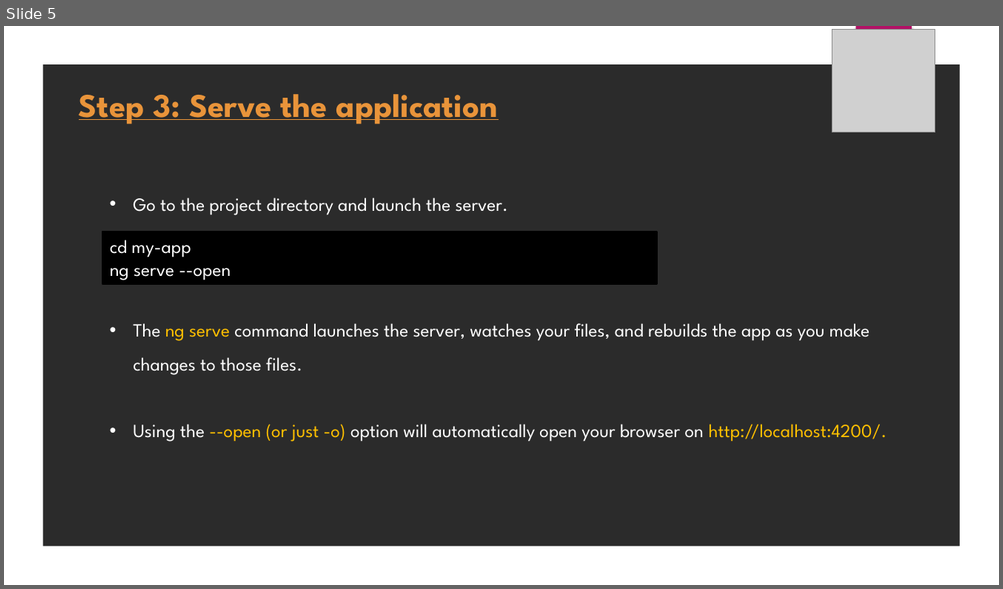
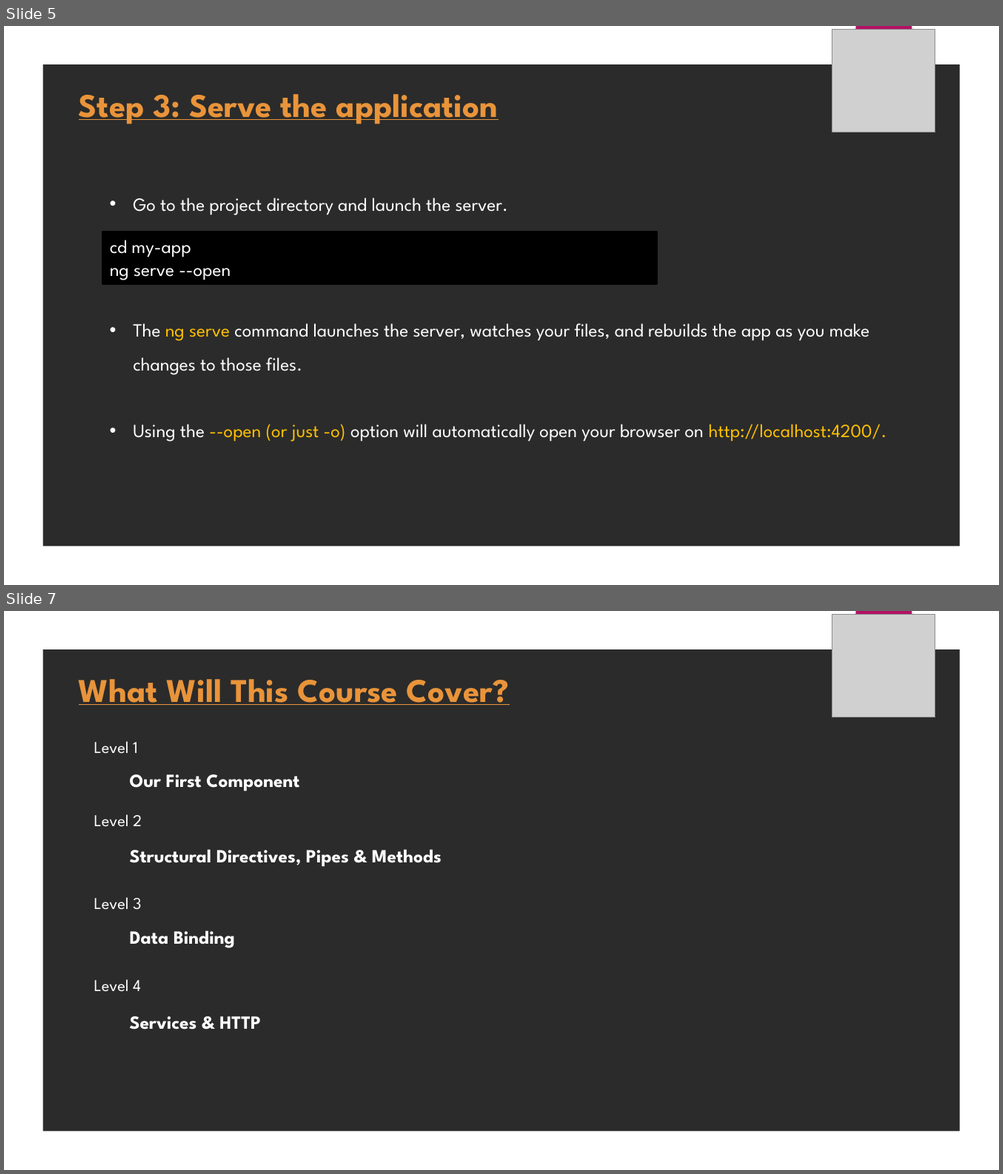
Before and after one commit to uiravi/Angular-pptx, a slide deck: Angular.pptx. Shown one above the other, each under a label of ours: slide 5 before the commit, slides 5 and 7 after it; the slides between them are not shown. The pictures are 1003x589 and 1003x1174 pixels, drawn with LibreOffice and Linux fonts; fonts in the diff are those of the drawing; grey boxes stand for pictures; background and template pictures are left out; a plain dark background stands for a picture behind light text. Boxes give left, top, right and bottom in pixels: in the first picture for what was removed or moved away, otherwise in the second. Text is boxed around its words. In the diff, an @@ line names an element or a change of style, - is before the commit and + after.

```diff
--- a/Angular.pptx
+++ b/Angular.pptx
@@ slide 7 added at <box>4,611,999,1170</box>, background picture (left out); not listed: 2 template elements that a slide beside it also shows @@
@@ picture added at <box>832,615,935,718</box> @@
@@ text added at <box>79,679,509,705</box>, 32 pt, text #E9943A, bold, underline @@
+What Will This Course Cover?
@@ text added at <box>94,741,138,754</box>, 16 pt, text #FFFFFF @@
+Level 1
@@ text added at <box>130,775,299,792</box>, 18 pt, text #FFFFFF, bold @@
+Our First Component
@@ text added at <box>94,815,142,827</box>, 16 pt, text #FFFFFF @@
+Level 2
@@ text added at <box>130,849,441,867</box>, 18 pt, text #FFFFFF, bold @@
+Structural Directives, Pipes & Methods
@@ text added at <box>94,897,142,910</box>, 16 pt, text #FFFFFF @@
+Level 3
@@ text added at <box>130,931,235,948</box>, 18 pt, text #FFFFFF, bold @@
+Data Binding
@@ text added at <box>94,980,141,992</box>, 16 pt, text #FFFFFF @@
+Level 4
@@ text added at <box>130,1017,261,1030</box>, 18 pt, text #FFFFFF, bold @@
+Services & HTTP
```
Also in this commit, not shown: 3 other slides added.
